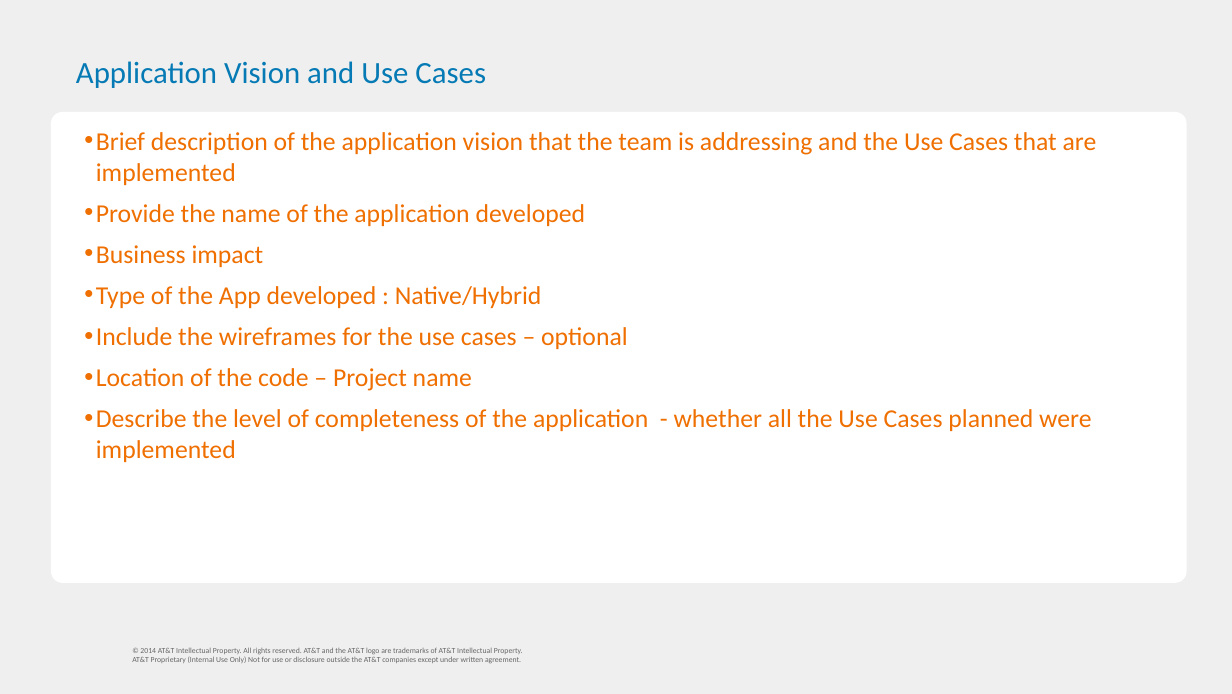
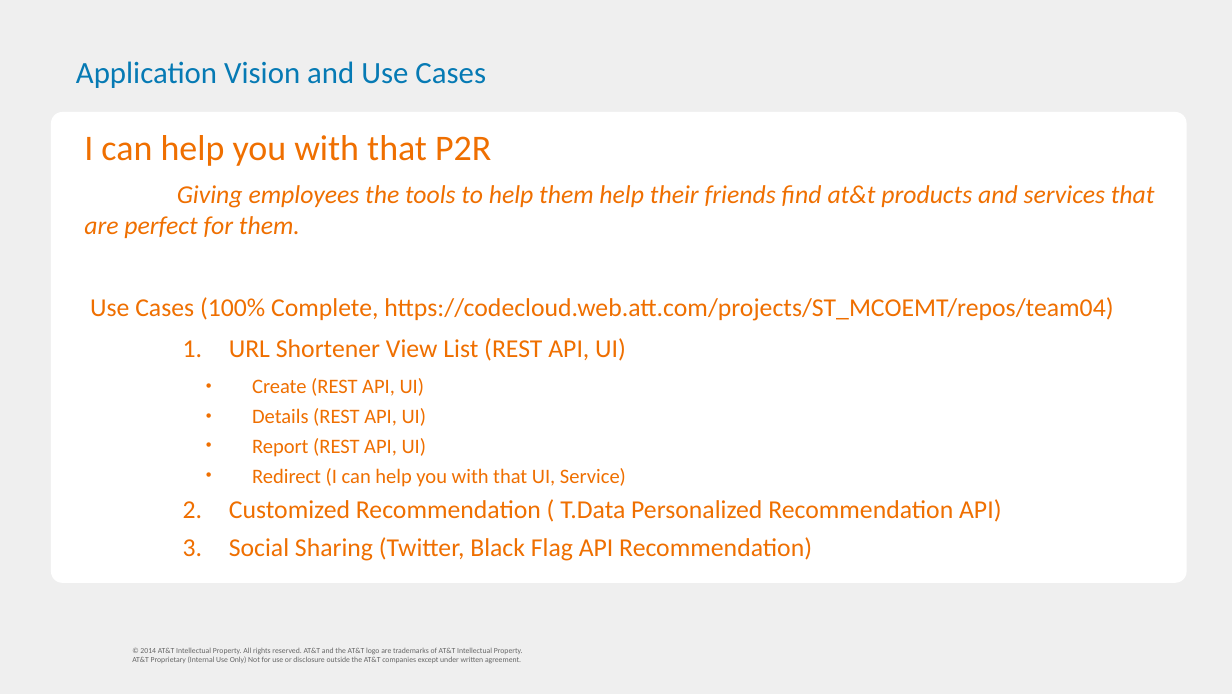
Before and after one commit to km4657/BraveHackers2014, a slide deck: slide 5 of shortener/BraveHackers/web/presentation/Mobilithon_Final_Presentation_Bravehackers.pptx (slide 6 before the commit). Drawn at 1232x694 pixels with LibreOffice and Linux fonts; fonts in the diff are those of the drawing; background and template pictures are left out. Boxes give left, top, right and bottom in pixels: in the first picture for what was removed or moved away, otherwise in the second. Text is boxed around its words. In the diff, an @@ line names an element or a change of style, - is before the commit and + after.

```diff
--- a/shortener/BraveHackers/web/presentation/Mobilithon_Final_Presentation_Bravehackers.pptx
+++ b/shortener/BraveHackers/web/presentation/Mobilithon_Final_Presentation_Bravehackers.pptx
@@ text at <box>84,135,1155,561</box>: text changed @@
-• Brief description of the application vision that the team is addressing and the Use Cases that are implemented
-• Provide the name of the application developed
-• Business impact
-• Type of the App developed : Native/Hybrid
-• Include the wireframes for the use cases – optional
-• Location of the code – Project name
-• Describe the level of completeness of the application - whether all the Use Cases planned were implemented
+I can help you with that P2R
+Giving employees the tools to help them help their friends find at&t products and services that are perfect for them.
+Use Cases (100% Complete, https://codecloud.web.att.com/projects/ST_MCOEMT/repos/team04)
+1. URL Shortener View List (REST API, UI)
+        • Create (REST API, UI)
+        • Details (REST API, UI)
+        • Report (REST API, UI)
+        • Redirect (I can help you with that UI, Service)
+  2. Customized Recommendation ( T.Data Personalized Recommendation API)
+  3. Social Sharing (Twitter, Black Flag API Recommendation)
```
Also in this commit, not shown: 4 other slides changed, 2 slides added, 1 slide removed, 5 other files.
